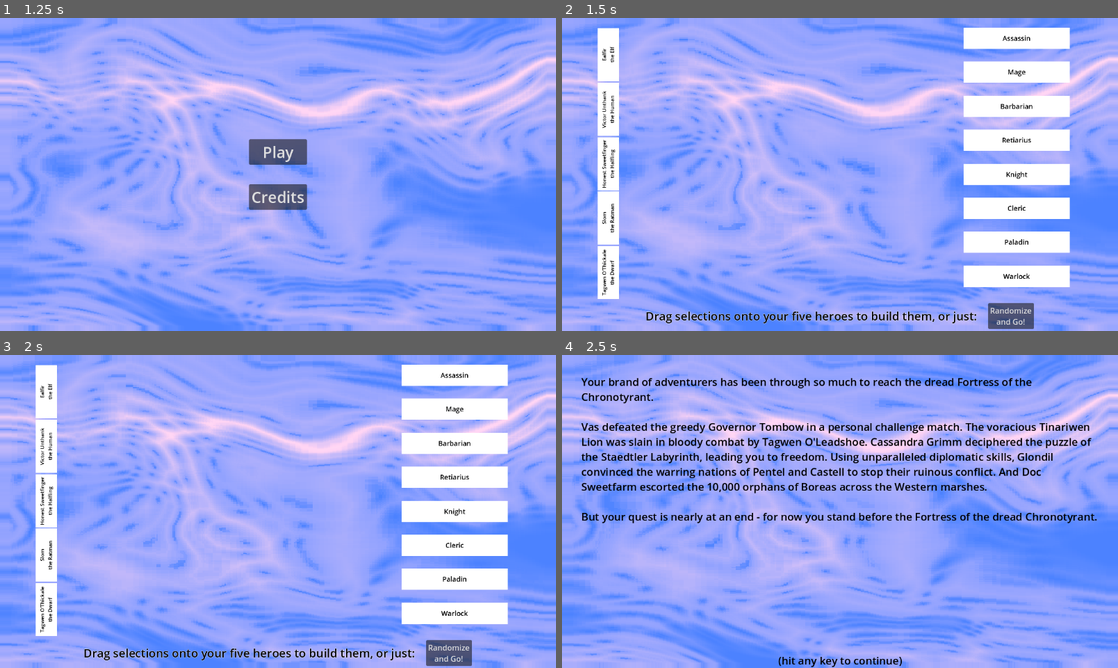
Above: before the commit, frames 1-4 (two rows, left to right).
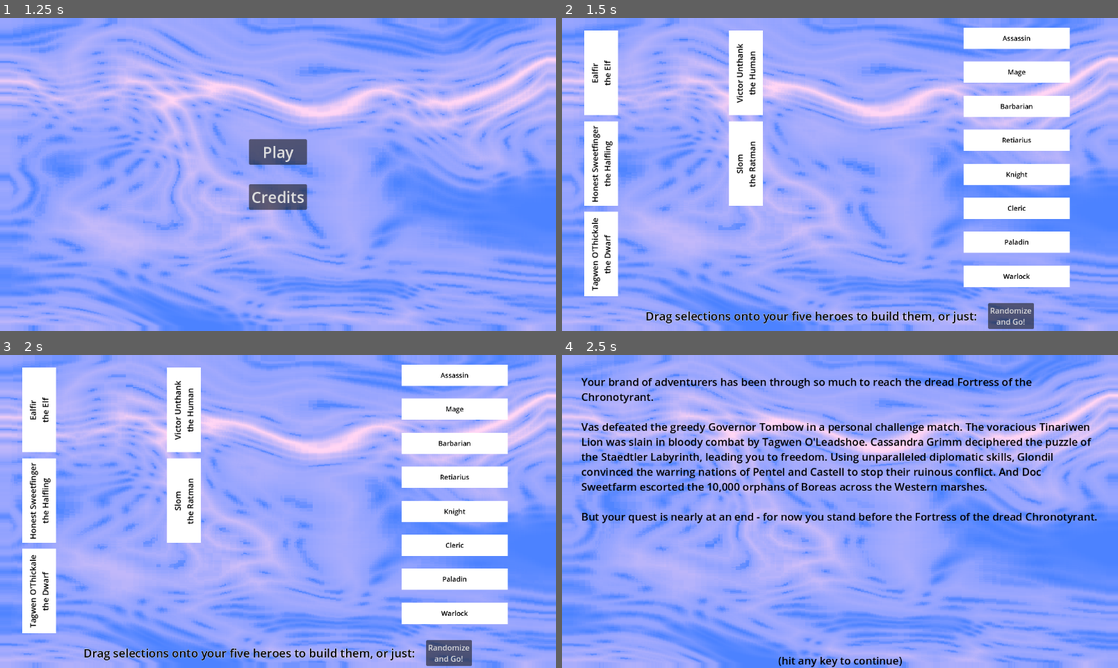
Above: after the commit, the same moments.

Repository: Habidakus/wild-jam-78-erase
Game: Godot game, scene res://Scenes/main.tscn
The game is run twice, just before and just after one commit, with the same random seed, the same clock (stepped at 60 frames per second) and the same inputs. The engine's default icon, where the game draws it, is replaced by a stand-in: a white triangle on a blue panel in a dark square.
Inputs (mouse positions are in pixels of both pictures, inside the frame that each line leads up to):
- Up to frame 1 (1.25 s): tap Enter at 0.5 s; move the mouse to (400, 158) at 0.52 s; click (400, 158) at 0.67 s
- Up to frame 2 (1.5 s): click "Play" at 1.25 s
- Up to frame 3 (2 s): no input
- Up to frame 4 (2.5 s): click "Randomize and Go!" at 2 s

Frame 1 is identical in both runs. In frame 2, 6.4% of the frame differs, in the area x 4-37%, y 3-90%; in frame 3, 6.4%; in frame 4, nothing differs.

Commit message:
Slightly more readable heroes in building screen

Diff:
--- a/Scripts/gamestate_pregame.gd
+++ b/Scripts/gamestate_pregame.gd
@@ -52,13 +52,15 @@
 
 			hero_containers.clear()
 			for i in range(0, 5):
+				var x : int = i % 2
+				var y : int = (i - x) >> 1
 				var hero_container = hero_container_scene.instantiate()
 				hero_containers.append(hero_container)
 				hero_container.global_position = global_corner_min;
-				hero_container.global_position.x += 100
-				hero_container.global_position.y += (i + 0.5) * (global_corner_max.y - global_corner_min.y) / 5
+				hero_container.global_position.x += 100 + (x * 300)
+				hero_container.global_position.y += (y + 0.5) * (global_corner_max.y - global_corner_min.y) / 3
 				#heroes_column.add_child(hero_container)
-				hero_container.scale = Vector2(0.44, 0.44)
+				hero_container.scale = Vector2(0.42, 0.42) * 5.0 / 3.0
 				add_child(hero_container)
 
 			assert(species.size() >= 5)
